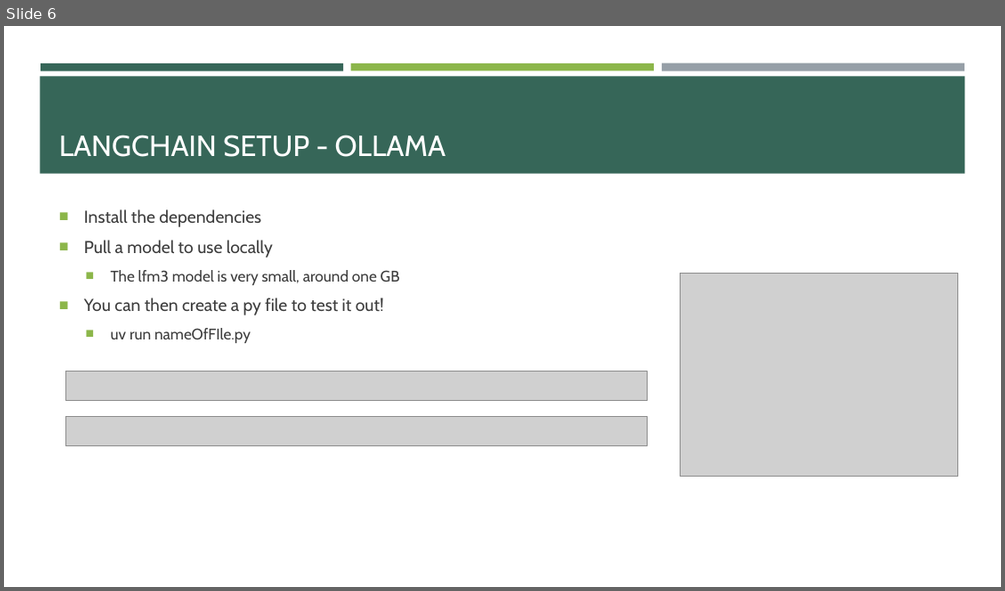
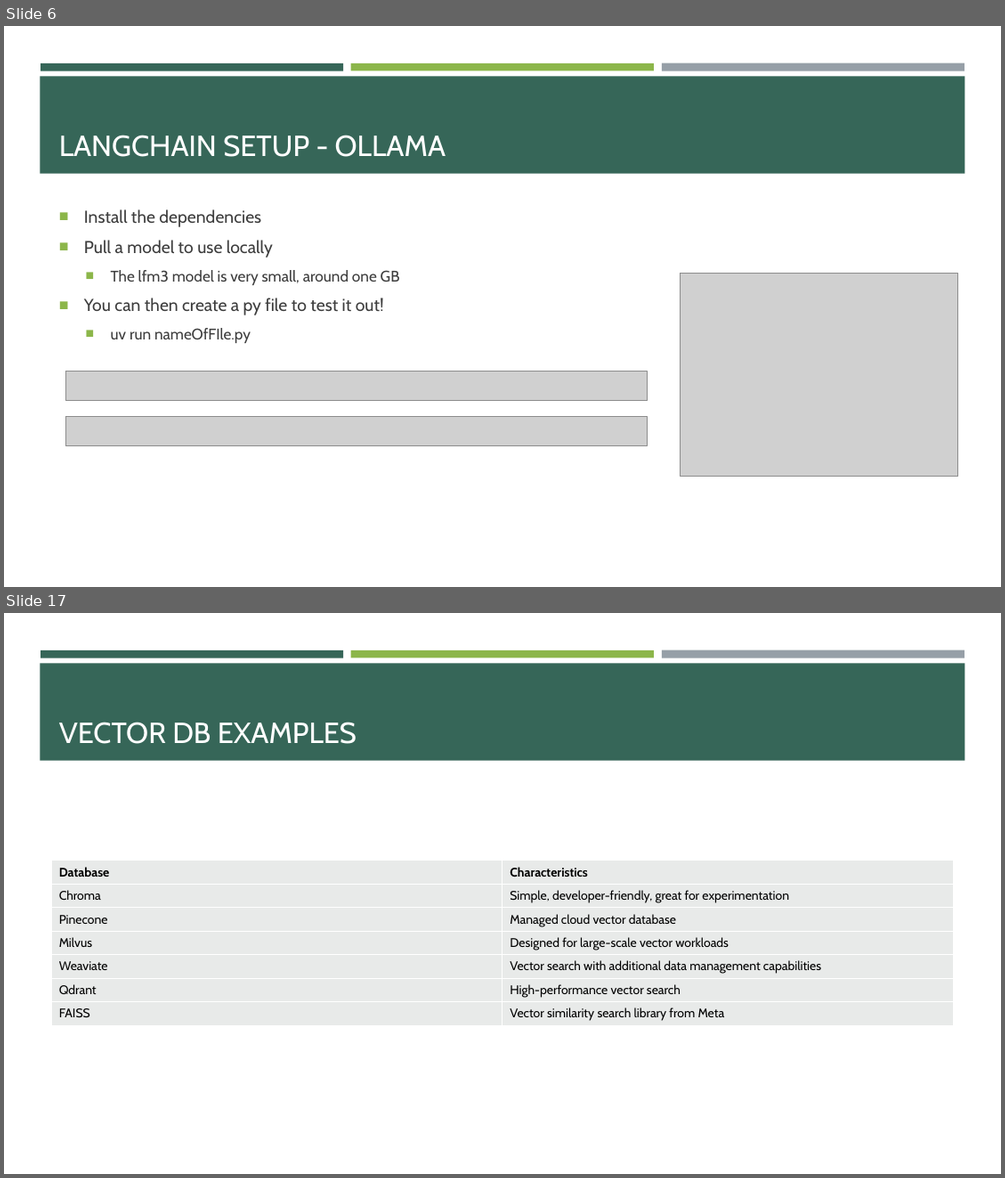
Before and after one commit to e-m-wilson/java-fs, a slide deck: Week_11/langchain.pptx. Shown one above the other, each under a label of ours: slide 6 before the commit, slides 6 and 17 after it; the slides between them are not shown. The pictures are 1005x591 and 1005x1178 pixels, drawn with LibreOffice and Linux fonts; fonts in the diff are those of the drawing; grey boxes stand for pictures. Boxes give left, top, right and bottom in pixels: in the first picture for what was removed or moved away, otherwise in the second. Text is boxed around its words. In the diff, an @@ line names an element or a change of style, - is before the commit and + after.

```diff
--- a/Week_11/langchain.pptx
+++ b/Week_11/langchain.pptx
@@ slide 17 added at [4,613,1001,1174], background #FFFFFF; not listed: 4 template elements that a slide beside it also shows @@
@@ title added at [59,722,356,744], 28 pt, text #FFFFFF @@
+VECTOR DB EXAMPLES
@@ table added at [52,860,954,1024], 7 rows, 2 columns @@
+Database | Characteristics
+Chroma | Simple, developer-friendly, great for experimentation
+Pinecone | Managed cloud vector database
+Milvus | Designed for large-scale vector workloads
+Weaviate | Vector search with additional data management capabilities
+Qdrant | High-performance vector search
+FAISS | Vector similarity search library from Meta
```
Also in this commit, not shown: 1 slide changed, 11 other slides added, 18 other files.
